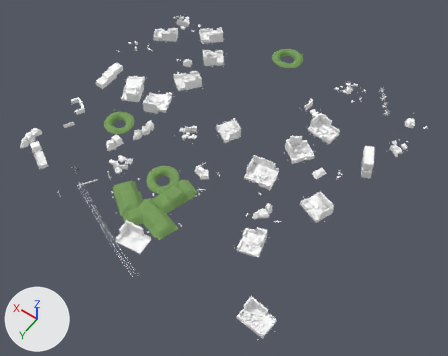
Renders of the glTF model assets/models/outdoor/outdoor_23.glb from each side of a commit.
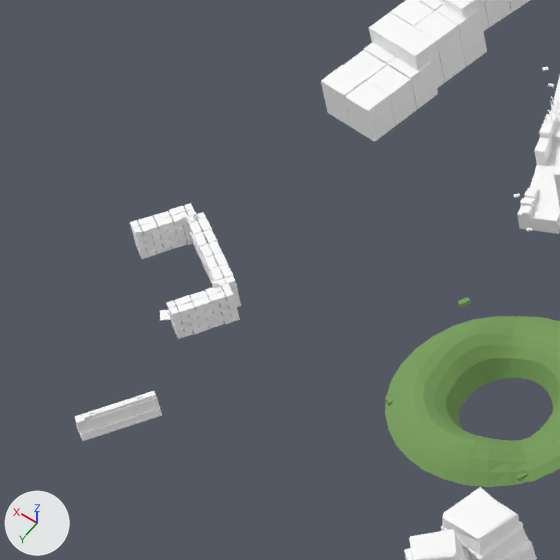
Each version is shown whole from a 50 mm lens placed at (-66.1, 93.8, 128.8), pointed at (-6.5, 10.4, -2.3), then close up on the part from 12% to 28% of the width and 20% to 40% of the height. The lights are fixed; the arrows at lower left show +X, +Y and +Z. The older version's two pictures come first. Vertices at exactly the same position are counted once.

The first close-up shows 'gas_station_town'.
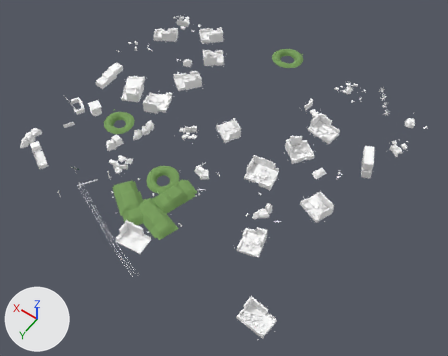
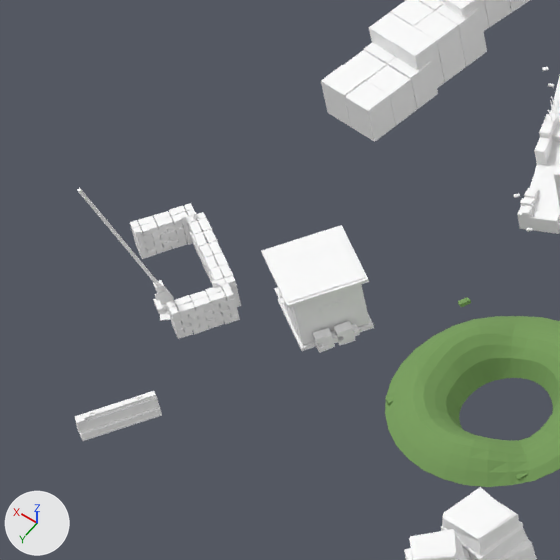
Where the change shows, as pixel boxes (x1, y1, x2, y2) in the close-ups (560 x 560 px):
part 1 of me_gas_station_town, added
    after: (314, 342, 335, 353)
part 2 of me_gas_station_town, added
    after: (338, 336, 356, 346)
part 3 of me_gas_station_town, added
    after: (321, 331, 339, 346)
part 4 of me_gas_station_town, added
    after: (342, 324, 360, 340)
part 5 of me_gas_station_town, added
    after: (313, 328, 333, 344)
part 6 of me_gas_station_town, added
    after: (333, 321, 354, 337)
part 7 of me_gas_station_town, added
    after: (153, 298, 168, 314)
part 8 of me_gas_station_town, added
    after: (157, 289, 167, 305)
part 9 of me_gas_station_town, added
    after: (77, 188, 374, 351)

The edits, one by one:
me_gas_station_town is used by ob_gas_station_town; location (0.0, 0.0, 0.0).
me_gas_station_town had 26173 vertices, 38968 faces and spanned x -43.9..46.9, y -39.6..50.7, z -0.6..9.5.
me_gas_station_town now has 26413 vertices, 39292 faces and spans x -43.9..46.9, y -39.6..50.7, z -0.6..9.5.
me_gas_station_town part 1: the loose piece of 8 vertices spanning x 38.7..39.4, y 15.0..15.7, z 1.0..1.2 is copied, and the copy is turned -81.7 degrees about the z axis through its middle and scaled by 1.01, then moved by (-4.5, -0.1, -0.2); it spans x 34.2..34.8, y 14.9..15.6, z 0.8..1.1.
me_gas_station_town part 2: the loose piece of 8 vertices spanning x 38.7..39.4, y 15.0..15.7, z 1.0..1.2 is copied, and the copy is turned -86.9 degrees about the z axis through its middle and scaled by 1.01, then moved by (-4.9, -0.8, -0.2); it spans x 33.8..34.5, y 14.2..14.9, z 0.8..1.1.
me_gas_station_town part 3: the loose piece of 8 vertices spanning x 38.3..38.8, y 15.8..16.4, z 1.0..1.2 is copied, and the copy is scaled about its middle by (-1.19, -1.07, 0.93), then moved by (-4.1, -1.0, 0.1); it spans x 34.1..34.8, y 14.7..15.5, z 1.1..1.3.
me_gas_station_town part 4: the loose piece of 8 vertices spanning x 38.7..39.4, y 15.0..15.7, z 1.0..1.2 is copied, and the copy is turned -87 degrees about the z axis through its middle and scaled by 1.01, then moved by (-5.0, -1.0, 0.1); it spans x 33.7..34.4, y 14.0..14.8, z 1.1..1.3.
me_gas_station_town part 5: the loose piece of 8 vertices spanning x 38.7..39.4, y 15.0..15.6, z 1.4..1.7 is copied, and the copy is turned -89.7 degrees about the z axis through its middle and scaled by 1.01, then moved by (-4.5, -0.1, -0.2); it spans x 34.2..34.9, y 14.9..15.6, z 1.3..1.5.
me_gas_station_town part 6: the loose piece of 8 vertices spanning x 38.7..39.4, y 15.0..15.6, z 1.4..1.7 is copied, and the copy is turned -85.6 degrees about the z axis through its middle and scaled by 1.01, then moved by (-4.9, -0.8, -0.2); it spans x 33.8..34.5, y 14.2..14.9, z 1.3..1.5.
me_gas_station_town part 7: the loose piece of 8 vertices spanning x 39.6..40.0, y 17.4..17.8, z 0.8..1.0 is copied, and the copy is turned -89.6 degrees about the z axis through its middle and scaled by 1.75, then moved by (1.0, -0.4, 0.0); it spans x 40.4..41.3, y 16.8..17.6, z 0.8..1.0.
me_gas_station_town part 8: the loose piece of 8 vertices spanning x 40.0..40.8, y 17.0..17.8, z 0.8 is copied, and the copy is scaled about its middle by (-0.363, -0.391, 21.2), then moved by (0.4, -0.2, 0.6); it spans x 40.7..41.0, y 17.0..17.3, z 1.0..1.9.
me_gas_station_town part 9: 120 vertices added at x 33.5..41.8, y 11.9..18.9, z 0.8..7.6.
Other edits to the shape of me_gas_station_town do not show in these pictures.
